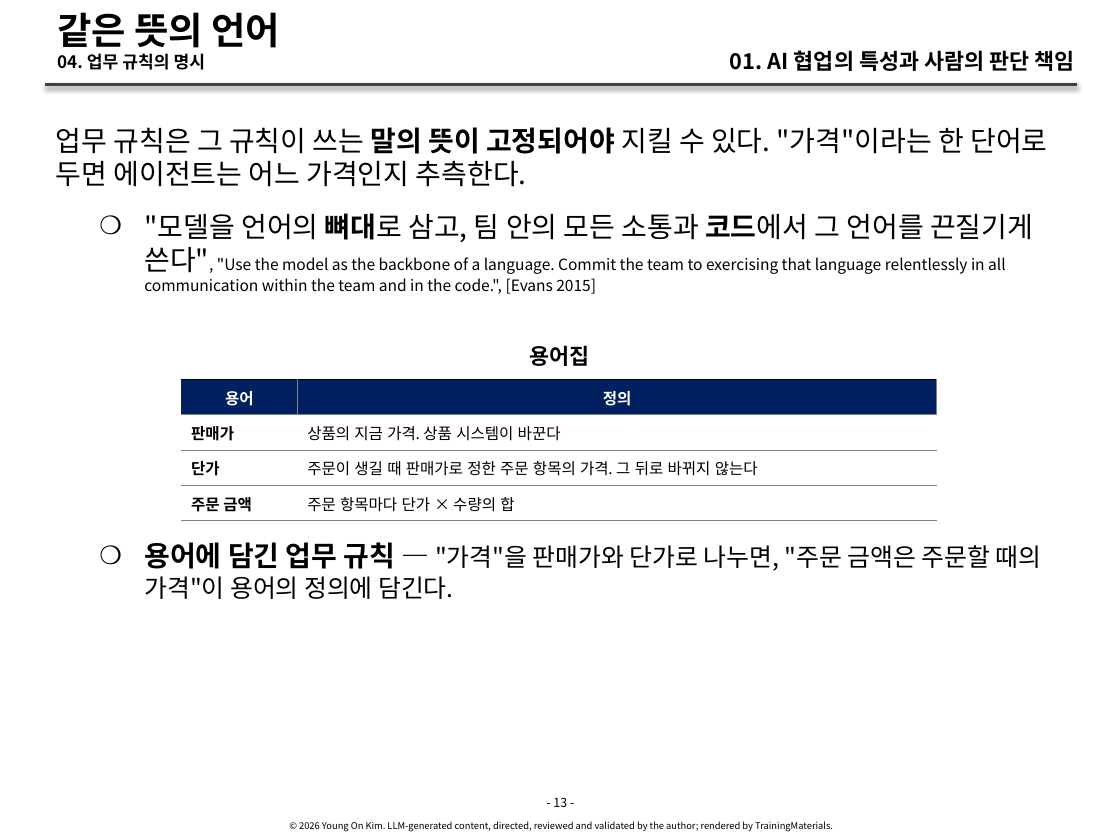
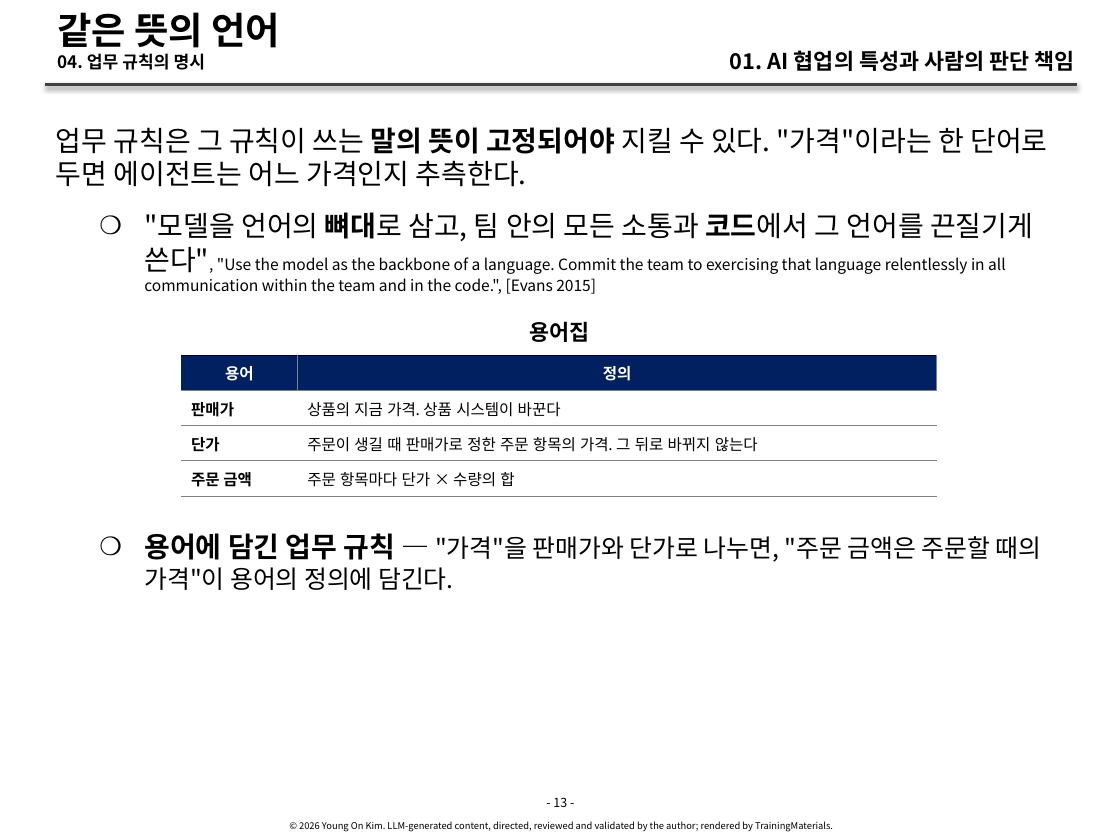
Before and after one commit to YoungSan77/TrainingMaterials, a slide deck: slide 13 of courses/ai-native/sessions/s01.pptx. Drawn at 1120x840 pixels with LibreOffice and Linux fonts; fonts in the diff are those of the drawing. Boxes give left, top, right and bottom in pixels: in the first picture for what was removed or moved away, otherwise in the second. Text is boxed around its words. In the diff, an @@ line names an element or a change of style, - is before the commit and + after.

```diff
--- a/courses/ai-native/sessions/s01.pptx
+++ b/courses/ai-native/sessions/s01.pptx
@@ text "용어집" moved from (x1=530, y1=345, x2=590, y2=366) to (x1=530, y1=321, x2=590, y2=342) @@
@@ table resized from (x1=181, y1=380, x2=937, y2=840) to (x1=181, y1=355, x2=937, y2=830) @@
@@ text "용어에 담긴 업무 규칙 — ..." moved from (x1=144, y1=542, x2=1042, y2=599) to (x1=144, y1=533, x2=1042, y2=590) @@
```
Also in this commit, not shown: 14 other slides changed, 10 other files.
